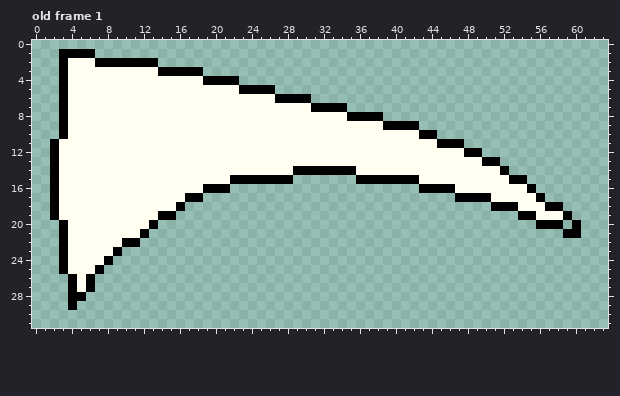
Two states of a pixel-art file, Assets/Graphics/Sword_Slash.aseprite. This is how it looked before the edit.
64x32 pixels, 1 frame. Shown: old frame 1. The commit also changed other frames, which this record leaves out.
The same view after the edit:
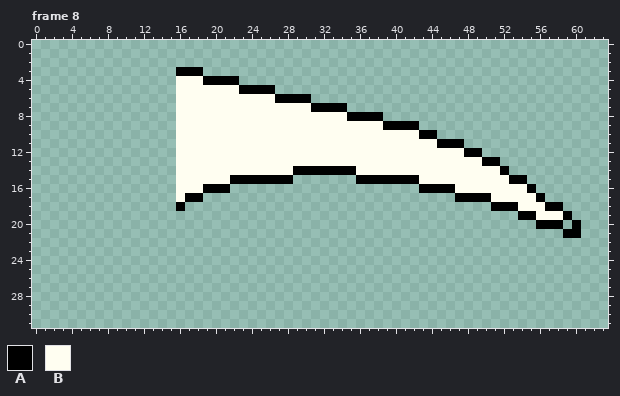
Palette (. is transparent): A #000000  B #fffef1
A new or re-ordered frame is compared with the old frame closest to it.
Changes in this commit:
frames 1 -> 10
--- frame 8 is new; against old frame 1
@@ x 0..17 @@
  0 ..................
- 1 ...AAAA...........
- 2 ...ABBBAAAAAAA....
- 3 ...ABBBBBBBBBBAAAA
- 4 ...ABBBBBBBBBBBBBB
- 5 ...ABBBBBBBBBBBBBB
- 6 ...ABBBBBBBBBBBBBB
- 7 ...ABBBBBBBBBBBBBB
- 8 ...ABBBBBBBBBBBBBB
- 9 ...ABBBBBBBBBBBBBB
-10 ...ABBBBBBBBBBBBBB
-11 ..ABBBBBBBBBBBBBBB
-12 ..ABBBBBBBBBBBBBBB
-13 ..ABBBBBBBBBBBBBBB
-14 ..ABBBBBBBBBBBBBBB
-15 ..ABBBBBBBBBBBBBBB
-16 ..ABBBBBBBBBBBBBBB
-17 ..ABBBBBBBBBBBBBBA
-18 ..ABBBBBBBBBBBBBA.
-19 ..ABBBBBBBBBBBAA..
-20 ...ABBBBBBBBBA....
-21 ...ABBBBBBBBA.....
-22 ...ABBBBBBAA......
-23 ...ABBBBBA........
-24 ...ABBBBA.........
-25 ...ABBBA..........
-26 ....ABA...........
-27 ....ABA...........
-28 ....AA............
-29 ....A.............
+ 1 ..................
+ 2 ..................
+ 3 ................AA
+ 4 ................BB
+ 5 ................BB
+ 6 ................BB
+ 7 ................BB
+ 8 ................BB
+ 9 ................BB
+10 ................BB
+11 ................BB
+12 ................BB
+13 ................BB
+14 ................BB
+15 ................BB
+16 ................BB
+17 ................BA
+18 ................A.
+19 ..................
+20 ..................
+21 ..................
+22 ..................
+23 ..................
+24 ..................
+25 ..................
+26 ..................
+27 ..................
+28 ..................
+29 ..................
 30 ..................
Where, in picture pixels (left, top, right, bottom), the same in both pictures:
erased: (50, 49, 176, 310)
